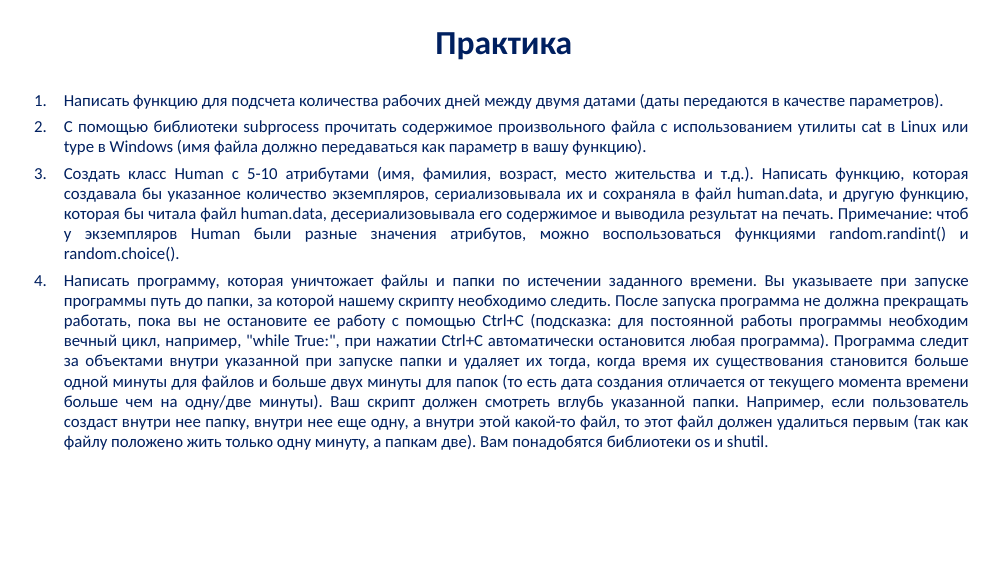
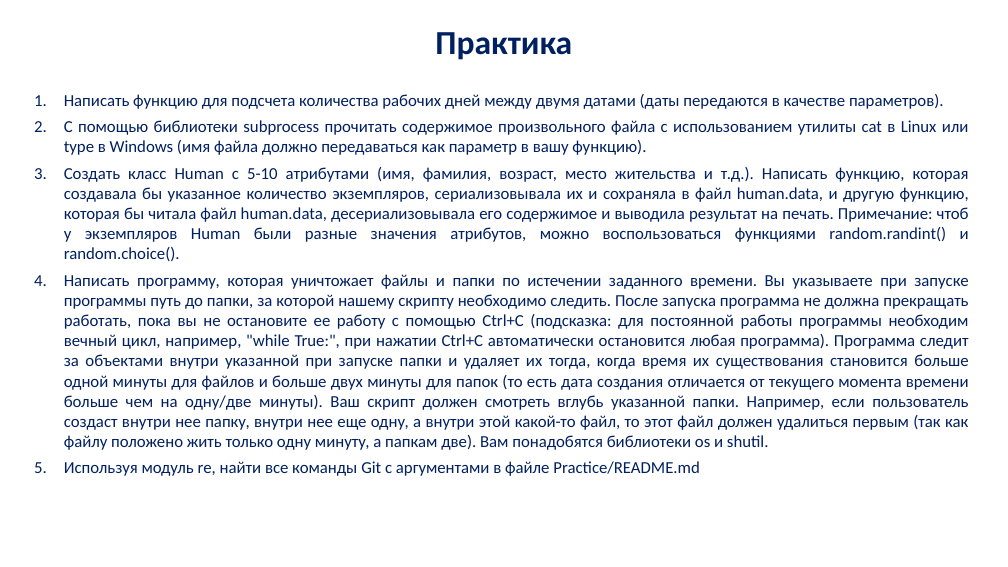
Before and after one commit to vamishnin/PythonCoursePro, a slide deck: slide 34 of Lectures/py_lec_7.pptx. Drawn at 1008x567 pixels with LibreOffice and Linux fonts; fonts in the diff are those of the drawing; background and template pictures are left out. Boxes give left, top, right and bottom in pixels: in the first picture for what was removed or moved away, otherwise in the second. Text is boxed around its words. In the diff, an @@ line names an element or a change of style, - is before the commit and + after.

```diff
--- a/Lectures/py_lec_7.pptx
+++ b/Lectures/py_lec_7.pptx
@@ text at (x1=64, y1=461, x2=699, y2=476): paragraph added @@
+5. Используя модуль re, найти все команды Git с аргументами в файле Practice/README.md
```
Also in this commit, not shown: 1 other slide changed, 20 other files.
